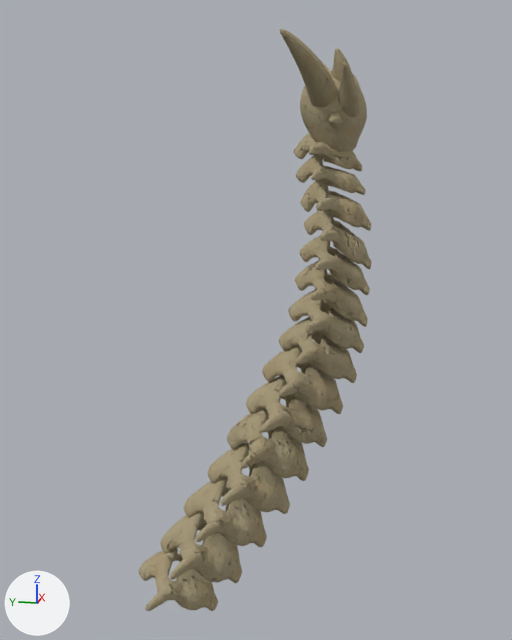
Two versions of the Blender file src/addons/no_mans_sky_base_builder/models-high-res/assets/FOS_BI_TAIL_AN.blend, one commit apart.
Rendered twice from a 50 mm camera at (-2.44, -0.03, 0.86) aimed at (0.04, 0.46, 0.24). The axes (+X, +Y, +Z) are drawn at lower left. The lights are the same throughout. The first picture is the older version.

The first picture shows 'FOS_BI_TAIL_AN'.
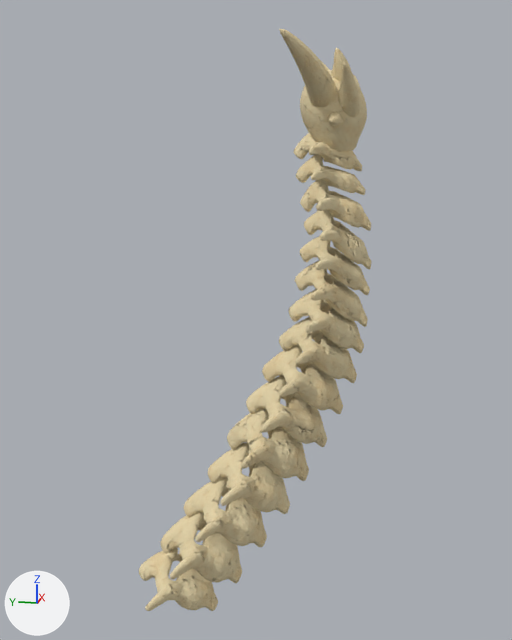
Boxes [x1, y1, x2, y2] around the edits, measured in the pictures (512 x 640 px):
'FOS_BI_TAIL_AN', surface changed (yellow to beige)
    both: [139, 29, 371, 611]

What changed in the scene script:
```text
Change mat_bonetileable3:
    where n8 = _N.new('ShaderNodeMixRGB'); n8.name = 'Mix (Legacy)'
    add n8.inputs[0].default_value = 0.0  # 'Factor'
```
